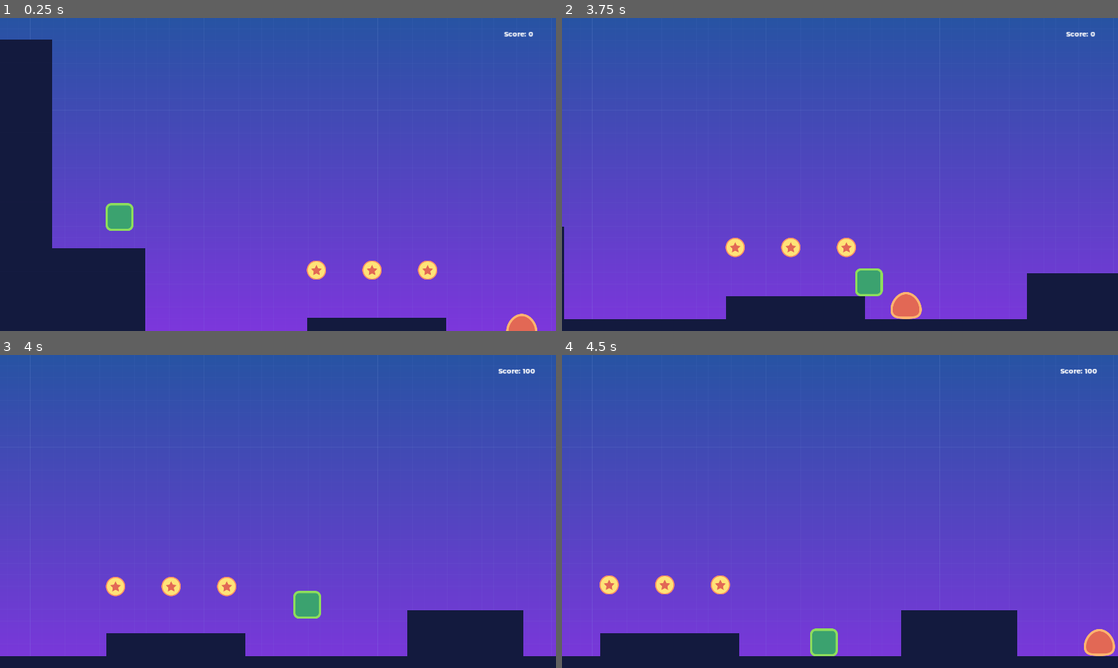
Above: before the commit, frames 1-4 (two rows, left to right).
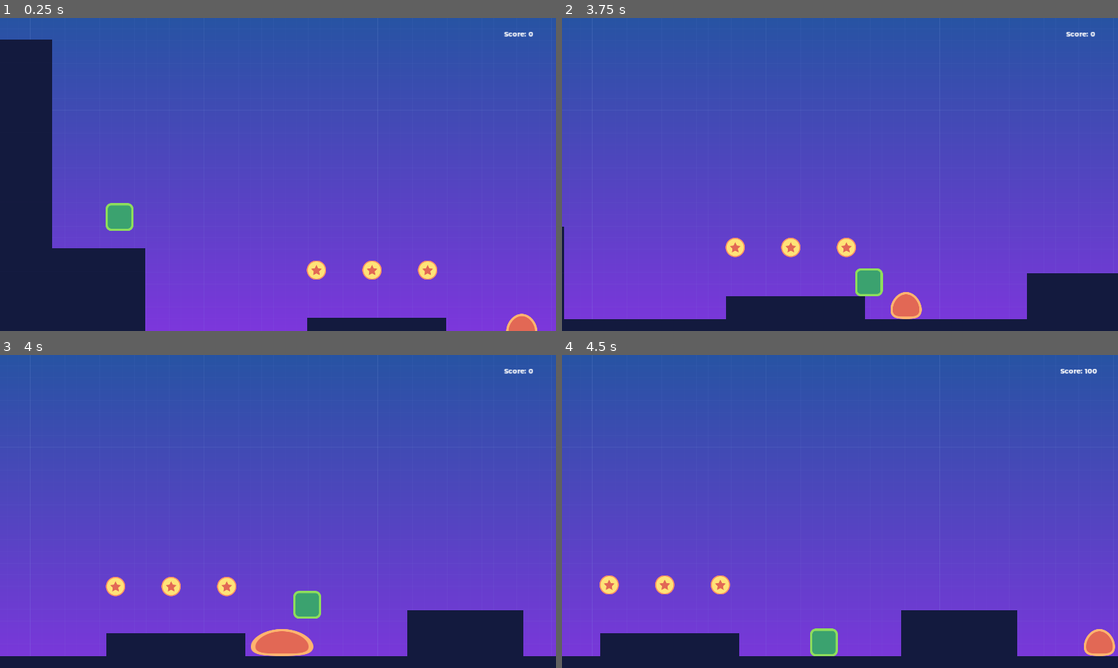
Above: after the commit, the same moments.

Repository: BrandonKerr/Platformer
Game: Godot game, scene res://src/Levels/LevelTemplate.tscn
Two runs of this game, one before a commit and one after it. Both use one fixed random seed, a clock stepped at 60 frames per second and the inputs below. This scene is started directly instead of the project's main scene.
Inputs:
- Up to frame 1 (0.25 s): no input
- Up to frame 2 (3.75 s): hold D (move_right) 0.53-2.03 s; tap W (jump) at 0.77, 1.52, 3.02 s; hold A (move_left) 2.03-2.78 s; hold D (move_right) from 2.78 s (still down)
- Up to frame 3 (4 s): keep holding D (move_right); tap W (jump) at 3.77 s
- Up to frame 4 (4.5 s): release D (move_right) at 4.28 s; hold A (move_left) from 4.28 s (still down)

Frames 1-2 are identical in both runs. In frame 3, 0.9% of the frame differs, in the area x 45-97%, y 4-97%; in frame 4, nothing differs.

Commit message:
Add animation etc for enemy death

Diff:
--- a/src/Actors/Enemy.gd
+++ b/src/Actors/Enemy.gd
@@ -1,4 +1,6 @@
 extends "res://src/Actors/Actor.gd"
+
+onready var anim_player: AnimationPlayer = $AnimationPlayer
 
 export var score:= 100
 
@@ -24,6 +26,16 @@
 	_velocity.y = move_and_slide(_velocity, FLOOR_NORMAL).y
 
 func die() -> void:
-	get_node("CollisionShape2D").disabled = true
+	# stop movement
+	set_physics_process(false)
+	# disable the collision
+	$CollisionShape2D.set_deferred('disabled', true)
+	# run the animation and play the sound effect
+	anim_player.play("death")
+	$DeathSound.play()
+	# wait until the animation player ends before continuing
+	yield(anim_player, "animation_finished")
+	# clear the enemy from the game
 	queue_free()
+	# and update the player's score
 	PlayerData.score += score
--- a/src/Actors/Enemy.tscn
+++ b/src/Actors/Enemy.tscn
@@ -1,13 +1,105 @@
-[gd_scene load_steps=5 format=2]
+[gd_scene load_steps=8 format=2]
 
 [ext_resource path="res://assets/enemy.png" type="Texture" id=1]
 [ext_resource path="res://src/Actors/Enemy.gd" type="Script" id=2]
+[ext_resource path="res://assets/audio/squish.wav" type="AudioStream" id=3]
 
 [sub_resource type="RectangleShape2D" id=1]
 extents = Vector2( 48, 32 )
 
 [sub_resource type="RectangleShape2D" id=2]
 extents = Vector2( 56, 14.5 )
+
+[sub_resource type="Animation" id=3]
+length = 0.001
+tracks/0/type = "value"
+tracks/0/path = NodePath("enemy:scale")
+tracks/0/interp = 1
+tracks/0/loop_wrap = true
+tracks/0/imported = false
+tracks/0/enabled = true
+tracks/0/keys = {
+"times": PoolRealArray( 0 ),
+"transitions": PoolRealArray( 1 ),
+"update": 0,
+"values": [ Vector2( 1, 1 ) ]
+}
+tracks/1/type = "value"
+tracks/1/path = NodePath("enemy:position")
+tracks/1/interp = 1
+tracks/1/loop_wrap = true
+tracks/1/imported = false
+tracks/1/enabled = true
+tracks/1/keys = {
+"times": PoolRealArray( 0 ),
+"transitions": PoolRealArray( 1 ),
+"update": 0,
+"values": [ Vector2( 0, -48 ) ]
+}
+tracks/2/type = "value"
+tracks/2/path = NodePath("enemy:rotation_degrees")
+tracks/2/interp = 1
+tracks/2/loop_wrap = true
+tracks/2/imported = false
+tracks/2/enabled = true
+tracks/2/keys = {
+"times": PoolRealArray( 0 ),
+"transitions": PoolRealArray( 1 ),
+"update": 0,
+"values": [ 0.0 ]
+}
+tracks/3/type = "value"
+tracks/3/path = NodePath("enemy:modulate")
+tracks/3/interp = 1
+tracks/3/loop_wrap = true
+tracks/3/imported = false
+tracks/3/enabled = true
+tracks/3/keys = {
+"times": PoolRealArray( 0 ),
+"transitions": PoolRealArray( 1 ),
+"update": 0,
+"values": [ Color( 1, 1, 1, 1 ) ]
+}
+
+[sub_resource type="Animation" id=4]
+resource_name = "death"
+length = 0.7
+tracks/0/type = "value"
+tracks/0/path = NodePath("enemy:scale")
+tracks/0/interp = 1
+tracks/0/loop_wrap = true
+tracks/0/imported = false
+tracks/0/enabled = true
+tracks/0/keys = {
+"times": PoolRealArray( 0, 0.2, 0.4 ),
+"transitions": PoolRealArray( 1, 0.5, 1 ),
+"update": 0,
+"values": [ Vector2( 1, 1 ), Vector2( 2, 1 ), Vector2( 2, 0.1 ) ]
+}
+tracks/1/type = "value"
+tracks/1/path = NodePath("enemy:position")
+tracks/1/interp = 1
+tracks/1/loop_wrap = true
+tracks/1/imported = false
+tracks/1/enabled = true
+tracks/1/keys = {
+"times": PoolRealArray( 0, 0.2, 0.4 ),
+"transitions": PoolRealArray( 1, 1, 1 ),
+"update": 0,
+"values": [ Vector2( 0, -48 ), Vector2( 0, -48 ), Vector2( 0, -8 ) ]
+}
+tracks/2/type = "value"
+tracks/2/path = NodePath("enemy:modulate")
+tracks/2/interp = 1
+tracks/2/loop_wrap = true
+tracks/2/imported = false
+tracks/2/enabled = true
+tracks/2/keys = {
+"times": PoolRealArray( 0, 0.2, 0.5 ),
+"transitions": PoolRealArray( 1, 1, 1 ),
+"update": 0,
+"values": [ Color( 1, 1, 1, 1 ), Color( 1, 1, 1, 1 ), Color( 1, 1, 1, 0 ) ]
+}
 
 [node name="Enemy" type="KinematicBody2D"]
 collision_layer = 2
@@ -36,4 +128,11 @@
 position = Vector2( 0, -9.5 )
 shape = SubResource( 2 )
 
+[node name="DeathSound" type="AudioStreamPlayer2D" parent="."]
+stream = ExtResource( 3 )
+
+[node name="AnimationPlayer" type="AnimationPlayer" parent="."]
+anims/RESET = SubResource( 3 )
+anims/death = SubResource( 4 )
+
 [connection signal="body_entered" from="StompDetector" to="." method="_on_StompDetector_body_entered"]
Not shown, changed: assets/audio/Credits.txt
Not shown, added: assets/audio/squish.wav.import
Not shown, added: assets/audio/squish.wav
